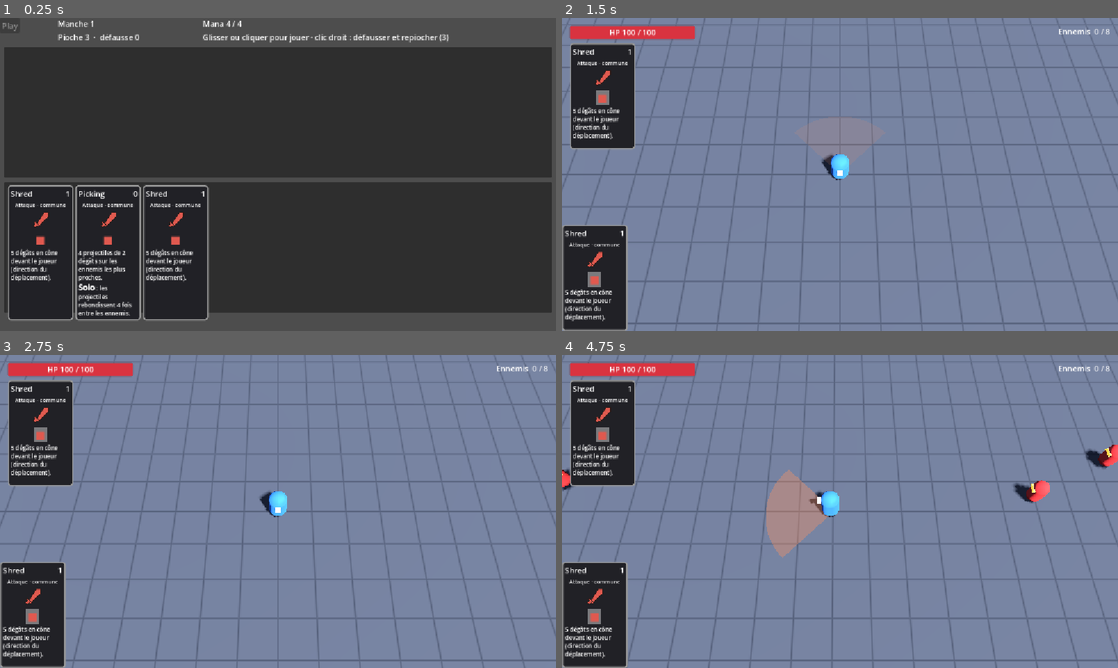
Above: before the commit, frames 1-4 (two rows, left to right).
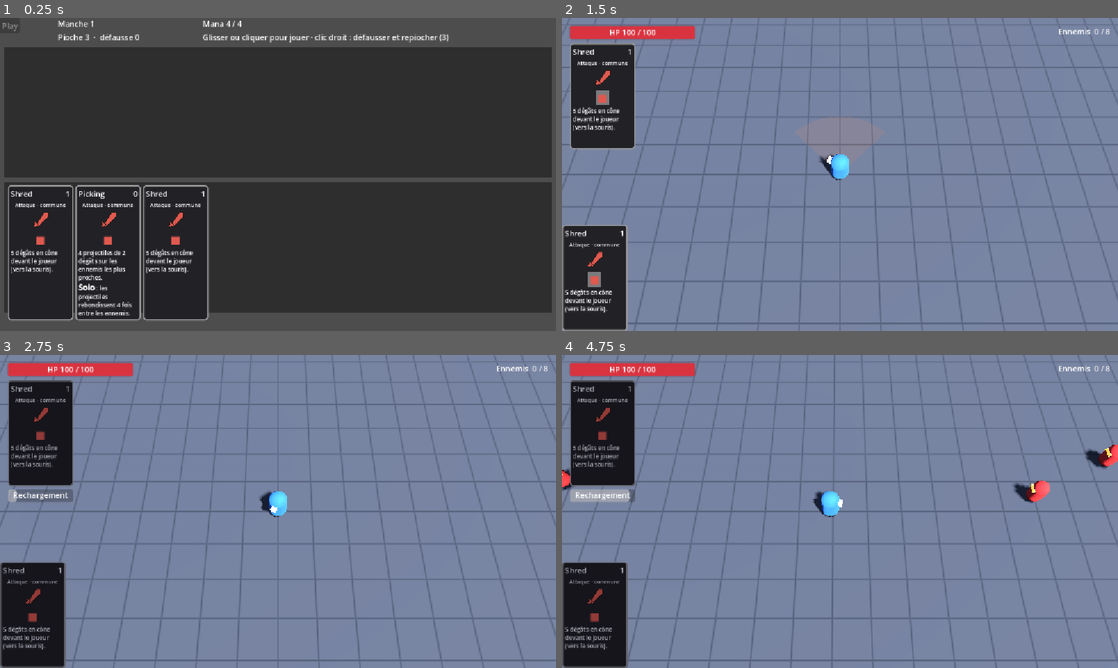
Above: after the commit, the same moments.

Repository: Vharaphis/AppassionatoProjectPrototype
Game: Godot game, scene res://scenes/cardManagementScene.tscn
Same seed, same stepped clock (60 frames per second), same inputs: the game is played once before the commit and once after it.
Inputs (mouse positions are in pixels of both pictures, inside the frame that each line leads up to):
- Up to frame 1 (0.25 s): no input
- Up to frame 2 (1.5 s): tap Enter at 0.5 s; drag from (600, 252) to (895, 105) at 0.52 s; click "Play" at 1.25 s
- Up to frame 3 (2.75 s): tap Space at 2 s; drag from (33, 614) to (250, 574) at 2.02 s
- Up to frame 4 (4.75 s): move the mouse to (600, 433) at 2.77 s; hold D (move_right) 2.78-3.5 s; click (600, 433) at 2.92 s; drag from (812, 574) to (673, 464) at 3.52 s; move the mouse to (1006, 558) at 4.27 s; hold A (move_left) from 4.28 s (still down); click (1006, 558) at 4.42 s

The runs differ from the first frame. In frame 1, 0.3% of the frame differs, in the area x 2-34%, y 79-84%; in frame 2, 0.4%; in frame 3, 2.3%; in frame 4, 4.1%, in the area x 0-51%, y 8-100%.

Commit message:
feat(cards): aim Shred at the mouse, reload pause after the track
Playtest feedback:
- the player faces the mouse; Shred's cone follows where it looks
- CardReader pauses reload_duration (2.5 s) after the last card before reading
  the track again, shown as a reload bar in the combat HUD
- slot_exited signal; Sur le fil now ends on it, so its window also ends
  before a reload

Co-Authored-By: Claude Opus 5.5 <noreply@anthropic.com>

Diff:
--- a/scenes/cards/Shred.tres
+++ b/scenes/cards/Shred.tres
@@ -17,5 +17,5 @@
 script = ExtResource("1_card_data")
 card_name = "Shred"
 cost = 1
-description = "5 dégâts en cône devant le joueur (direction du déplacement)."
+description = "5 dégâts en cône devant le joueur (vers la souris)."
 effects = Array[ExtResource("2_card_effect")]([SubResource("Resource_shred_damage")])
--- a/scenes/fighting_enemies_scene.gd
+++ b/scenes/fighting_enemies_scene.gd
@@ -24,6 +24,8 @@
 ## Partition en cours de lecture, sous la barre de vie. Pivote à chaque changement de carte.
 var _current_card: Card
 var _current_index: int = -1
+## Barre de rechargement de la piste, sous la carte en cours.
+var _reload_bar: ProgressBar
 ## Victoire et mort peuvent tomber sur la même frame : le premier des deux gagne.
 var _combat_over: bool = false
 
@@ -37,6 +39,8 @@
 	objective.progress_changed.connect(_on_objective_progress)
 	objective.completed.connect(_on_objective_completed)
 	card_reader.slot_entered.connect(_on_slot_entered)
+	card_reader.reload_started.connect(_on_reload_started)
+	card_reader.reload_finished.connect(_reload_bar.hide)
 	back_button.pressed.connect(_on_back_pressed)
 	continue_button.pressed.connect(_on_continue_pressed)
 	game_over_panel.hide()
@@ -133,6 +137,18 @@
 	_current_card.locked = true
 	_current_card.mouse_filter = Control.MOUSE_FILTER_IGNORE
 	_current_card.hide()
+	_reload_bar = ProgressBar.new()
+	health_bar.get_parent().add_child(_reload_bar)
+	_reload_bar.size = Vector2(_current_card.custom_minimum_size.x, 22.0)
+	_reload_bar.max_value = 1.0
+	_reload_bar.show_percentage = false
+	_reload_bar.mouse_filter = Control.MOUSE_FILTER_IGNORE
+	var reload_label := Label.new()
+	reload_label.text = "Rechargement"
+	reload_label.horizontal_alignment = HORIZONTAL_ALIGNMENT_CENTER
+	reload_label.set_anchors_and_offsets_preset(Control.PRESET_FULL_RECT)
+	_reload_bar.add_child(reload_label)
+	_reload_bar.hide()
 
 ## Retourne la carte affichée (demi-tour, échange, demi-tour) quand le lecteur
 ## passe à la carte suivante.
@@ -150,3 +166,17 @@
 	tween.tween_property(_current_card, "scale:x", 0.0, 0.08)
 	tween.tween_callback(func() -> void: _current_card.card_instance = instance)
 	tween.tween_property(_current_card, "scale:x", 1.0, 0.08)
+
+func _process(_delta: float) -> void:
+	if _reload_bar.visible:
+		_reload_bar.value = card_reader.get_reload_progress()
+
+## Piste entièrement lue : plus rien ne joue pendant le rechargement.
+func _on_reload_started(_duration: float) -> void:
+	_current_card.clear_active_slot()
+	for card in _cards:
+		card.clear_active_slot()
+	_reload_bar.value = 0.0
+	# Sous la carte, à sa hauteur réelle (un long texte l'agrandit).
+	_reload_bar.position = _current_card.position + Vector2(0.0, _current_card.size.y + 6.0)
+	_reload_bar.show()
--- a/scripts/combat/card_reader.gd
+++ b/scripts/combat/card_reader.gd
@@ -1,25 +1,33 @@
 class_name CardReader
 extends Node
 
-## Reads the cards locked during the preparation phase, one slot at a time,
-## and loops back to the first card. Pure logic: it plays nothing itself, it
-## only announces what it reads (CombatRuntime plays the effects, the UI draws
-## the playhead).
+## Reads the cards locked during the preparation phase, one slot at a time, and
+## loops back to the first card after a reload pause. Pure logic: it plays
+## nothing itself, it only announces what it reads (CombatRuntime plays the
+## effects, the UI draws the playhead).
 
 signal slot_entered(card_index: int, slot_index: int, plays: bool)
 signal card_played(instance: CardInstance, card_index: int)
 signal loop_completed(loop_count: int)
+## The current slot ends (before the next one, or before a reload).
+signal slot_exited(card_index: int, slot_index: int)
+## The whole track was read: nothing plays for `duration` seconds, then it restarts.
+signal reload_started(duration: float)
+signal reload_finished
 
 ## Tempo of the room. The reader advances one slot every `beats_per_slot` beats,
 ## so 120 BPM with 3 beats per slot = one slot every 1.5 s.
 @export var bpm: float = 80.0
 @export var beats_per_slot: float = 1.5
+## Pause after the last card before the track is read again.
+@export var reload_duration: float = 2.5
 
 var sequence: Array[CardInstance] = []
 var card_index: int = 0
 var slot_index: int = 0
 var loop_count: int = 0
 var is_running: bool = false
+var is_reloading: bool = false
 
 var _elapsed: float = 0.0
 
@@ -30,6 +38,10 @@
 func get_slot_progress() -> float:
 	return clampf(_elapsed / get_slot_duration(), 0.0, 1.0)
 
+## Progress of the reload, 0 to 1 (0 when not reloading).
+func get_reload_progress() -> float:
+	return clampf(_elapsed / reload_duration, 0.0, 1.0) if is_reloading and reload_duration > 0.0 else 0.0
+
 func set_sequence(new_sequence: Array[CardInstance]) -> void:
 	sequence = new_sequence
 	reset()
@@ -39,6 +51,7 @@
 	slot_index = 0
 	loop_count = 0
 	_elapsed = 0.0
+	is_reloading = false
 
 func start() -> void:
 	if sequence.is_empty():
@@ -54,24 +67,39 @@
 	if not is_running or sequence.is_empty():
 		return
 	_elapsed += delta
-	var slot_duration := get_slot_duration()
 	# Accumulator instead of a Timer: no drift, and a lag spike does not swallow a slot.
-	while _elapsed >= slot_duration:
-		_elapsed -= slot_duration
-		_step_cursor()
-		_enter_current_slot()
+	while true:
+		if is_reloading:
+			if _elapsed < reload_duration:
+				return
+			_elapsed -= reload_duration
+			is_reloading = false
+			reload_finished.emit()
+			_enter_current_slot()
+			continue
+		if _elapsed < get_slot_duration():
+			return
+		_elapsed -= get_slot_duration()
+		slot_exited.emit(card_index, slot_index)
+		if _step_cursor():
+			is_reloading = true
+			reload_started.emit(reload_duration)
+		else:
+			_enter_current_slot()
 
-func _step_cursor() -> void:
+## Returns true when the whole track was read (the reader is back on the first card).
+func _step_cursor() -> bool:
 	slot_index += 1
 	if slot_index < _current_slot_count():
-		return
+		return false
 	slot_index = 0
 	card_index += 1
 	if card_index < sequence.size():
-		return
+		return false
 	card_index = 0
 	loop_count += 1
 	loop_completed.emit(loop_count)
+	return true
 
 func _enter_current_slot() -> void:
 	# The temporality is read again on every pass: a card may have changed it.
--- a/scripts/effects/cone_targets.gd
+++ b/scripts/effects/cone_targets.gd
@@ -1,7 +1,7 @@
 class_name ConeTargets
 extends TargetSelector
 
-## Enemies in a cone in front of the player, aimed by its movement direction.
+## Enemies in a cone in front of the player, aimed where it looks (the mouse).
 
 @export var angle: float = 90.0
 @export var max_range: float = 4.0
--- a/scripts/effects/sur_le_fil_effect.gd
+++ b/scripts/effects/sur_le_fil_effect.gd
@@ -1,7 +1,7 @@
 class_name SurLeFilEffect
 extends CardEffect
 
-## While the reader stays on the slot that played it, the player's health cannot
+## Until the reader leaves the slot that played it, the player's health cannot
 ## drop below `health_ratio` of max (and, with `damage_to_armor`, damage becomes
 ## armor). Each `o` slot plays it again, so the window covers all the `o` slots.
 
@@ -16,9 +16,9 @@
 	health.damage_to_armor = damage_to_armor
 	if ctx.reader == null:
 		return
-	# Next slot_entered comes before the next card_played: a following `o` of this
-	# card sets the window again right after it is cleared here.
-	await ctx.reader.slot_entered
+	# Cleared when the slot ends (also before a reload). A following `o` of this card
+	# plays it again right after, so consecutive `o` slots chain the window.
+	await ctx.reader.slot_exited
 	if is_instance_valid(health):
 		health.health_floor = 0
 		health.damage_to_armor = false
--- a/scripts/player/player.gd
+++ b/scripts/player/player.gd
@@ -9,7 +9,7 @@
 @export var turn_speed: float = 14.0
 
 var is_alive: bool = true
-## Last movement direction on the ground plane, aims the cone attacks.
+## Where the player looks (towards the mouse) on the ground plane, aims the cone attacks.
 var facing: Vector3 = Vector3.FORWARD
 
 var _dash_velocity: Vector3
@@ -99,10 +99,13 @@
 	velocity.y = 0.0
 	move_and_slide()
 
-	if direction.length_squared() > 0.01:
+	# The player looks at the mouse; without one (headless tests), along the movement.
+	if get_mouse_ground_point() != null:
+		facing = get_mouse_direction()
+	elif direction.length_squared() > 0.01:
 		facing = direction.normalized()
-		var target_angle := atan2(direction.x, direction.z)
-		visual.rotation.y = lerp_angle(visual.rotation.y, target_angle, 1.0 - exp(-turn_speed * delta))
+	var target_angle := atan2(facing.x, facing.z)
+	visual.rotation.y = lerp_angle(visual.rotation.y, target_angle, 1.0 - exp(-turn_speed * delta))
 
 func _check_enemy_contacts() -> void:
 	if health.is_invulnerable():
--- a/tests/test_effects.gd
+++ b/tests/test_effects.gd
@@ -129,7 +129,7 @@
 	fil.execute(_ctx)
 	health.take_damage(1000)
 	assert(health.current_health == 19 and not health.is_dead)
-	_ctx.reader.slot_entered.emit(0, 0, false)
+	_ctx.reader.slot_exited.emit(0, 0)
 	assert(health.health_floor == 0)
 	# Berserk variant: damage becomes armor.
 	fil.damage_to_armor = true
@@ -138,9 +138,33 @@
 	health._invulnerability_left = 0.0
 	health.take_damage(7)
 	assert(health.current_health == 19 and health.armor == armor_before + 7)
-	_ctx.reader.slot_entered.emit(0, 0, false)
+	_ctx.reader.slot_exited.emit(0, 0)
 	assert(not health.damage_to_armor)
 	_ctx.reader.free()
+
+	_test_reader_reload()
+
+## Reader: after the last slot, nothing is read for `reload_duration`, then card 0.
+func _test_reader_reload() -> void:
+	var reader = load("res://scripts/combat/card_reader.gd").new()
+	reader.sequence.append(_instance("res://scenes/cards/Shred.tres"))
+	reader.sequence.append(_instance("res://scenes/cards/Dash.tres"))
+	var entered := []
+	var reloads := []
+	reader.slot_entered.connect(func(card: int, slot: int, _plays: bool) -> void: entered.append([card, slot]))
+	reader.reload_started.connect(func(_d: float) -> void: reloads.append("start"))
+	reader.reload_finished.connect(func() -> void: reloads.append("end"))
+	reader.start()
+	var slot: float = reader.get_slot_duration()
+	for i in 3:
+		reader._process(slot)
+	# Shred (o), Dash (x, o), then the reload instead of a 4th slot.
+	assert(entered == [[0, 0], [1, 0], [1, 1]] and reloads == ["start"] and reader.is_reloading)
+	reader._process(reader.reload_duration - 0.1)
+	assert(entered.size() == 3)
+	reader._process(0.2)
+	assert(reloads == ["start", "end"] and entered.back() == [0, 0] and not reader.is_reloading)
+	reader.free()
 
 func _instance(path: String):
 	return load("res://scripts/data/card_instance.gd").new(load(path))
Not shown, changed: CLAUDE.md
Not shown, changed: docs/cards-design.md
